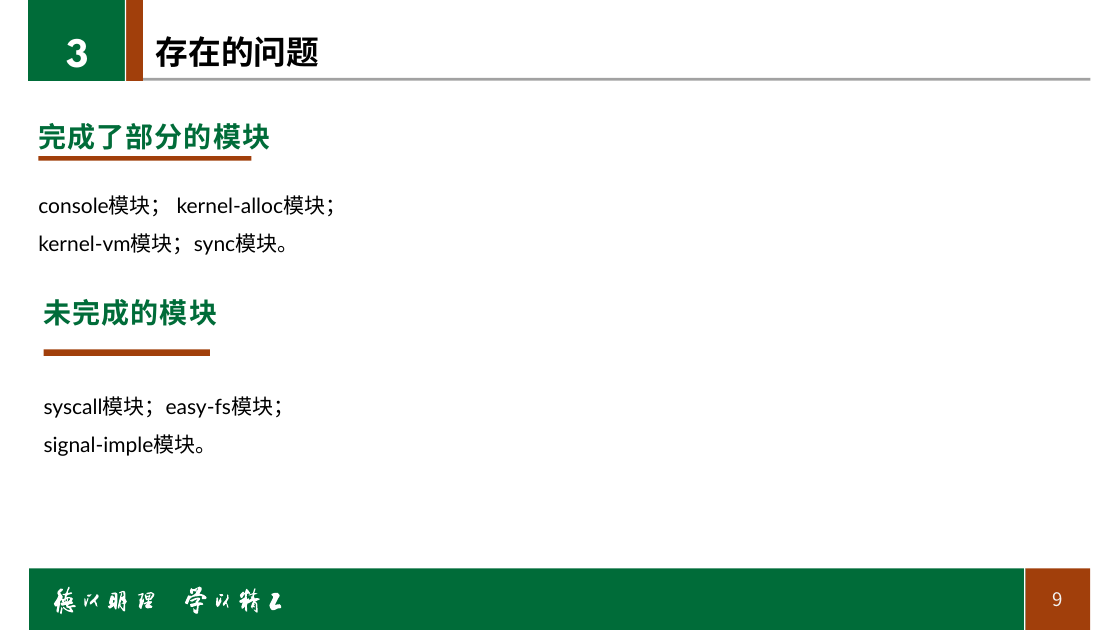
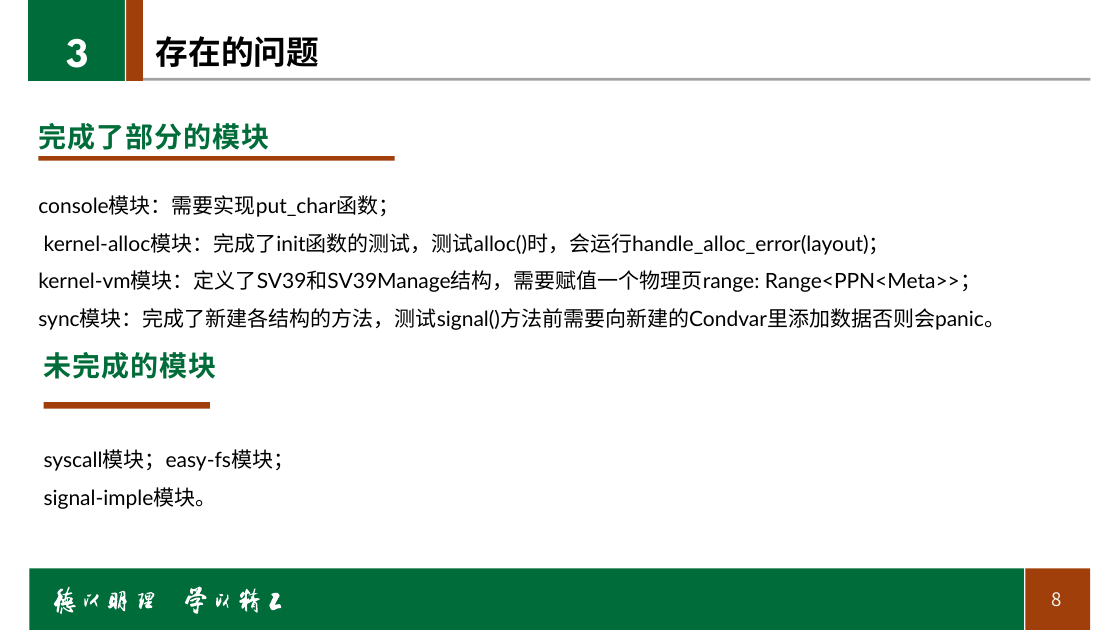
Before and after one commit to shiwenlong12/rcore_module1, a slide deck: slide 8 of Related_documents/中期报告.pptx (slide 9 before the commit). Drawn at 1120x630 pixels with LibreOffice and Linux fonts; fonts in the diff are those of the drawing; background and template pictures are left out. Boxes give left, top, right and bottom in pixels: in the first picture for what was removed or moved away, otherwise in the second. Text is boxed around its words. In the diff, an @@ line names an element or a change of style, - is before the commit and + after.

```diff
--- a/Related_documents/中期报告.pptx
+++ b/Related_documents/中期报告.pptx
@@ text "完成了部分的模块" at bbox=[38, 123, 269, 150]: letter spacing 1 to 0.9 pt @@
@@ rectangle: place and size @@
-rectangle at bbox=[39, 156, 252, 160]
+rectangle at bbox=[39, 156, 395, 160]
@@ text removed at bbox=[38, 195, 347, 255] @@
-console模块； kernel-alloc模块；
-kernel-vm模块；sync模块。
@@ text added at bbox=[38, 195, 1005, 330], 18 pt, text #000000 @@
+console模块：需要实现put_char函数；
+kernel-alloc模块：完成了init函数的测试，测试alloc()时，会运行handle_alloc_error(layout)；
+kernel-vm模块：定义了SV39和SV39Manage结构，需要赋值一个物理页range: Range<PPN<Meta>>；
+sync模块：完成了新建各结构的方法，测试signal()方法前需要向新建的Condvar里添加数据否则会panic。
@@ text "未完成的模块": place and size @@
-text "未完成的模块" at bbox=[43, 299, 217, 326]
+text "未完成的模块" at bbox=[44, 352, 217, 379]
@@ text "未完成的模块" at bbox=[44, 352, 217, 379]: letter spacing 1 to 0.9 pt @@
@@ rectangle: place and size @@
-rectangle at bbox=[44, 350, 210, 356]
+rectangle at bbox=[44, 402, 210, 409]
@@ text "syscall模块；easy-fs模块；": place and size @@
-text "syscall模块；easy-fs模块；" at bbox=[44, 396, 295, 456]
+text "syscall模块；easy-fs模块；" at bbox=[44, 449, 295, 509]
@@ page number at bbox=[1052, 592, 1062, 607]: text changed @@
-9
+8
```
Also in this commit, not shown: 9 other slides changed, 1 slide removed, 8 other files.
